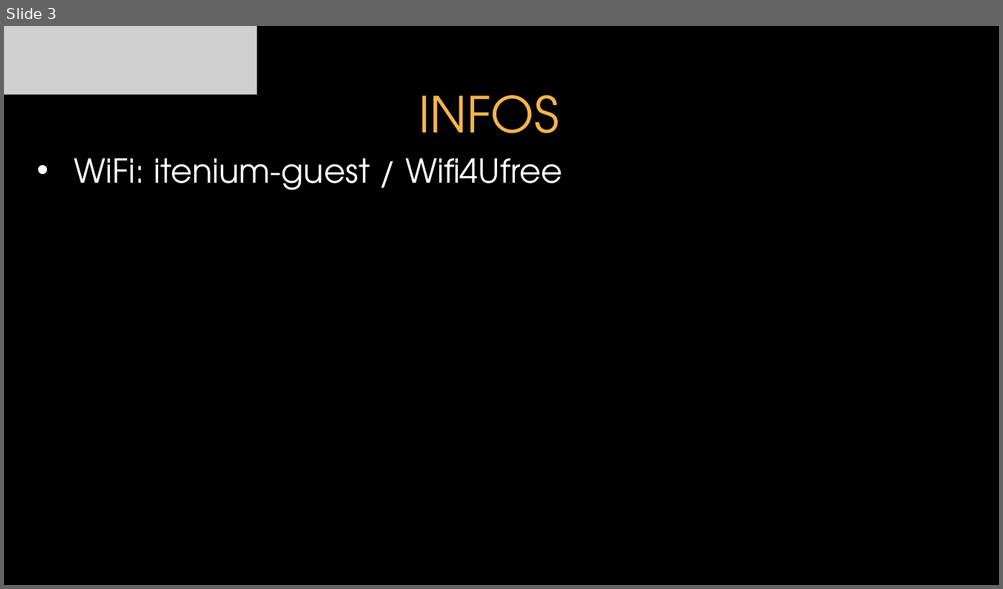
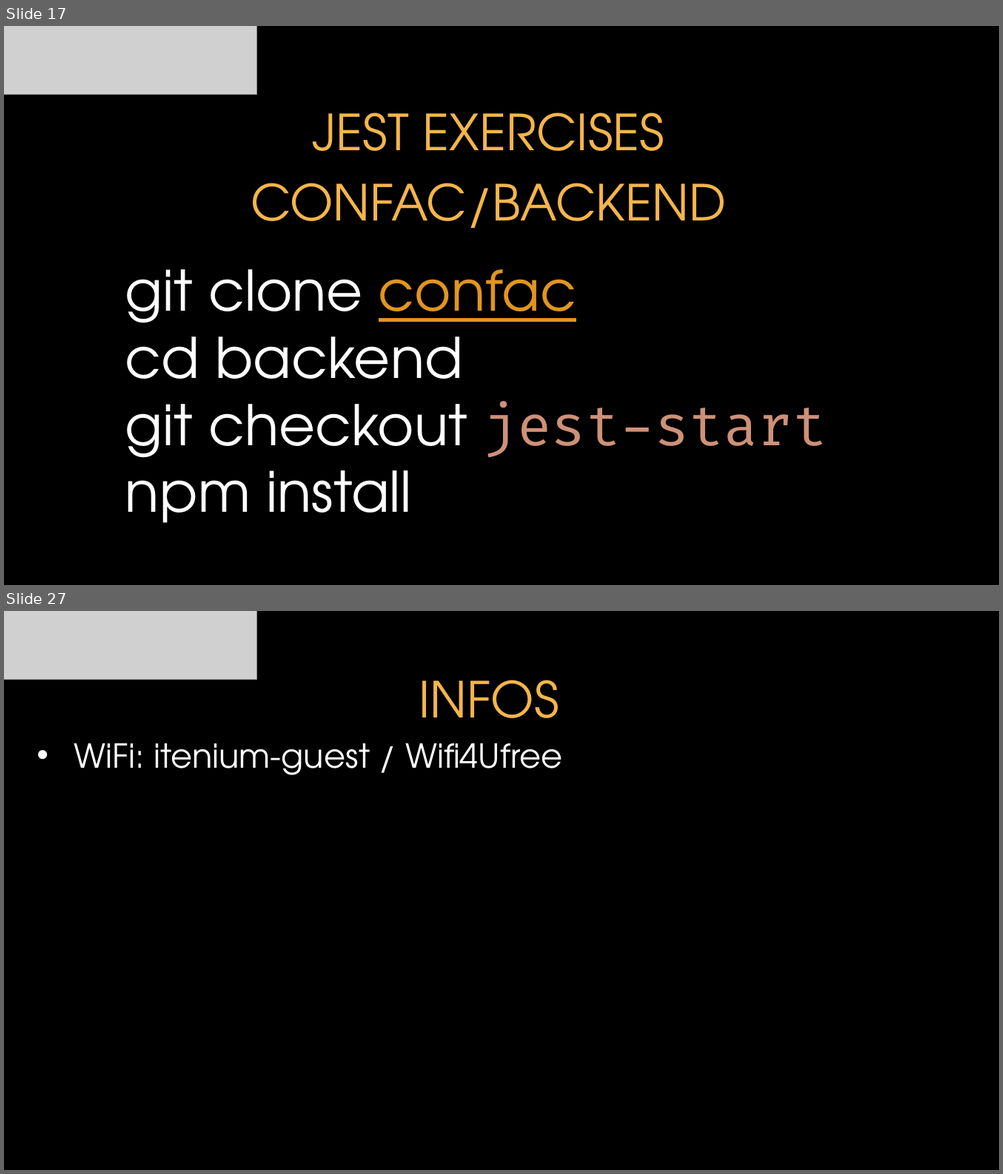
Before and after one commit to itenium-be/Frontend-UnitTesting, a slide deck: Frontend-UnitTesting.pptx. Shown one above the other, each under a label of ours: slide 3 before the commit, slides 17 and 27 after it; the slides between them are not shown. The pictures are 1003x589 and 1003x1174 pixels, drawn with LibreOffice and Linux fonts; fonts in the diff are those of the drawing; grey boxes stand for pictures; background and template pictures are left out. Boxes give left, top, right and bottom in pixels: in the first picture for what was removed or moved away, otherwise in the second. Text is boxed around its words. In the diff, an @@ line names an element or a change of style, - is before the commit and + after.

Commit message:
update pptx - part 1 Jest

```diff
--- a/Frontend-UnitTesting.pptx
+++ b/Frontend-UnitTesting.pptx
@@ slide 17 added at (4,26,999,585), background picture (left out) @@
@@ picture added at (4,26,256,95) @@
@@ title added at (312,113,664,151), 48 pt, text #F4B54B @@
+JEST EXERCISES
@@ text added at (250,183,726,228), 48 pt, text #F4B54B @@
+CONFAC/BACKEND
@@ text added at (125,269,827,523), 54 pt, text #FFFFFF @@
+git clone confac
+cd backend
+git checkout jest-start
+npm install
@@ what was slide 3 is now slide 27 @@
```
Also in this commit, not shown: 1 slide changed, 23 other slides added.
